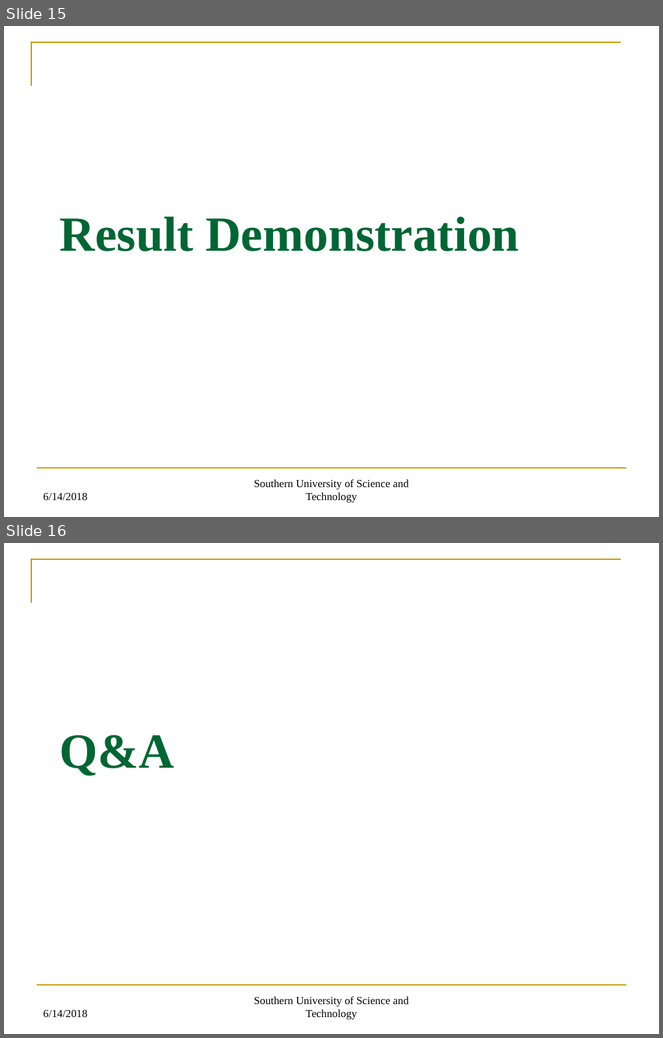
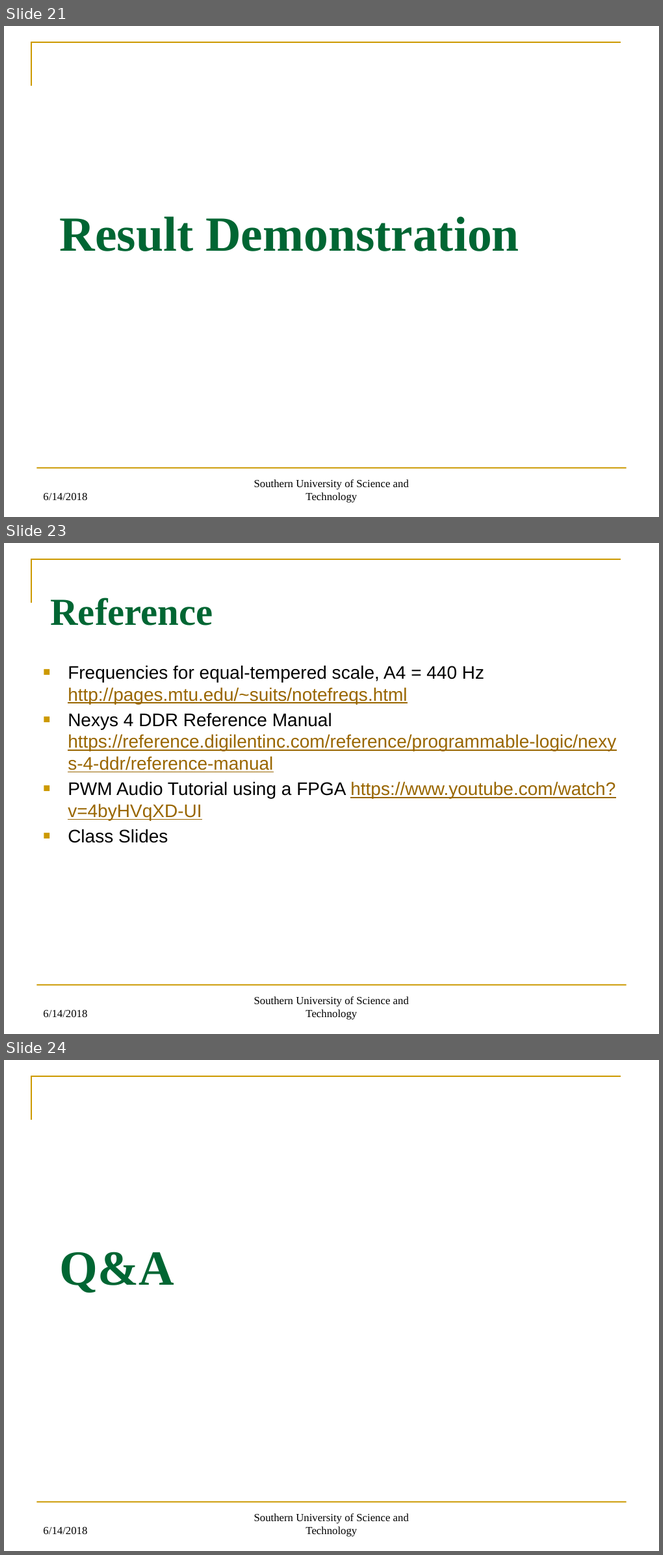
Before and after one commit to CharlesThaCat/FPGA-Sequencer-and-Synthesizer, a slide deck: Step Synthesizer/16-Steps Sequencer and Synthesizer.pptx. Shown one above the other, each under a label of ours: slides 15 and 16 before the commit, slides 21, 23 and 24 after it; the slides between them are not shown. The pictures are 663x1038 and 663x1555 pixels, drawn with LibreOffice and Linux fonts; fonts in the diff are those of the drawing. Boxes give left, top, right and bottom in pixels: in the first picture for what was removed or moved away, otherwise in the second. Text is boxed around its words. In the diff, an @@ line names an element or a change of style, - is before the commit and + after.

```diff
--- a/Step Synthesizer/16-Steps Sequencer and Synthesizer.pptx
+++ b/Step Synthesizer/16-Steps Sequencer and Synthesizer.pptx
@@ slide 23 added at (x1=4, y1=543, x2=659, y2=1034), background #FFFFFF; not listed: 2 template elements that a slide beside it also shows @@
@@ title added at (x1=51, y1=598, x2=213, y2=626), 42 pt, text #006633, bold @@
+Reference
@@ text added at (x1=68, y1=665, x2=616, y2=843), 20 pt, text #996600, underline @@
+■ Frequencies for equal-tempered scale, A4 = 440 Hz http://pages.mtu.edu/~suits/notefreqs.html
+■ Nexys 4 DDR Reference Manual https://reference.digilentinc.com/reference/programmable-logic/nexys-4-ddr/reference-manual
+■ PWM Audio Tutorial using a FPGA https://www.youtube.com/watch?v=4byHVqXD-UI
+■ Class Slides
@@ text added at (x1=43, y1=1010, x2=87, y2=1017), 12 pt, text #000000 @@
+6/14/2018
@@ text added at (x1=254, y1=997, x2=409, y2=1020), 12 pt, text #000000 @@
+Southern University of Science and Technology
@@ what was slide 15 is now slide 21 @@
@@ what was slide 16 is now slide 24 @@
```
Also in this commit, not shown: 1 slide changed, 7 other slides added, 16 other files.
